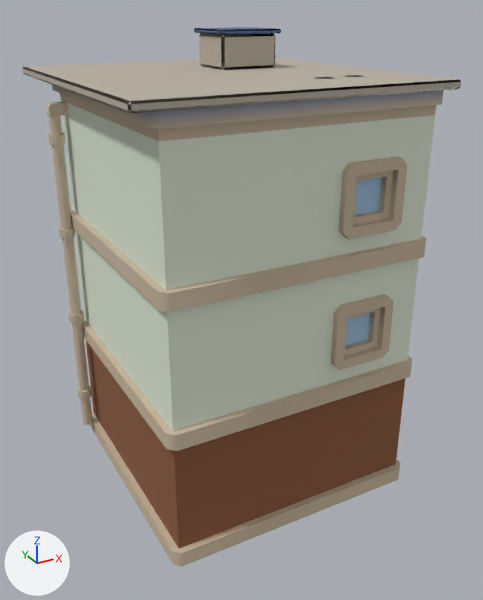
What one commit did to the glTF model assets/models/building-small-a.glb.
The view is the same before and after, from a 50 mm camera at (-0.844, -1.649, 1.328) aimed at (0.028, -0.065, 0.536). Lighting does not change. The marker at lower left points along +X, +Y and +Z. The picture after the commit comes second. Vertices at exactly the same position are counted once.

Script lines for the objects in view, before the commit:
```python
me_building_small_a = bpy.data.meshes.new('building-small-a')
me_building_small_a.from_pydata(...)  # 726 vertices, 1374 faces; spans x -0.65..0.65, y -0.7..0.7, z -1.0..1.0
me_building_small_a.materials.append(mat_vertex_colors)
ob_building_small_a = bpy.data.objects.new('building-small-a', me_building_small_a)
ob_building_small_a.location = (0.0, 0.0, 0.636)
ob_building_small_a.scale = (0.636, 0.636, 0.636)
```
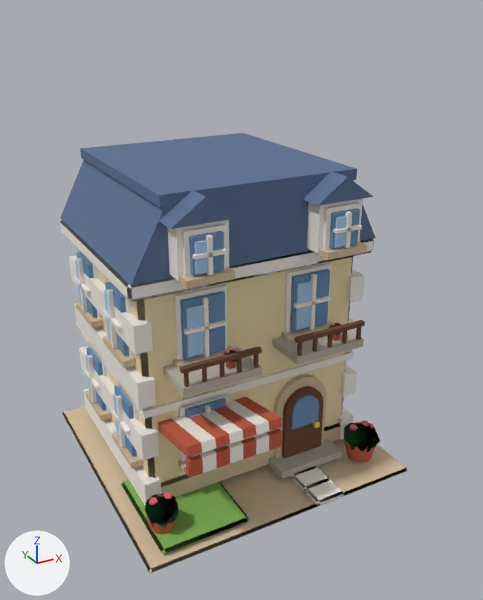
Where the change shows, as pixel boxes (x1, y1, x2, y2) in the pictures (483 x 600 px; the box of a moved part takes in the faces that stretch with it):
'building-small-a', reshaped, moved, rescaled (21% narrower, 18% shorter): before (22, 27, 461, 566); after (60, 133, 407, 573)
part 1 of me_building_small_a, moved or reshaped: before (22, 58, 461, 113); after (62, 406, 407, 573)
part 2 of me_building_small_a, moved or reshaped: before (194, 27, 281, 35); after (121, 480, 249, 554)
part 3 of me_building_small_a, added: after (147, 515, 176, 534)
part 4 of me_building_small_a, added: after (149, 497, 158, 505)
part 5 of me_building_small_a, added: after (163, 492, 172, 499)
part 6 of me_building_small_a, added (mostly hidden): after (360, 448, 375, 462)
part 7 of me_building_small_a, added: after (179, 393, 229, 461)
part 8 of me_building_small_a, added: after (185, 398, 226, 458)
part 9 of me_building_small_a, added: after (205, 405, 212, 452)
part 10 of me_building_small_a, added (mostly hidden): after (178, 444, 230, 473)
part 11 of me_building_small_a, rebuilt: before (52, 85, 444, 566); after (78, 249, 353, 482)
part 12 of me_building_small_a, deleted: before (46, 33, 353, 425)
part 13 of me_building_small_a, added: after (60, 133, 380, 528)

The change in detail:
me_building_small_a is used by ob_building_small_a; location (0.0, 0.0, 0.636); scale (0.636, 0.636, 0.636).
me_building_small_a had 726 vertices, 1374 faces and spanned x -0.65..0.65, y -0.7..0.7, z -1.0..1.0.
me_building_small_a now has 1801 vertices, 2982 faces and spans x -0.92..0.92, y -0.91..0.91, z -1.0..1.0.
me_building_small_a part 1: the loose piece of 24 vertices spanning x -0.65..0.65, y -0.7..0.7, z 0.8..0.84 is scaled about its middle by (1.4, 1.28, 0.632), then moved by (0.0, 0.01, -1.81).
me_building_small_a part 2: the loose piece of 24 vertices spanning x 0.04..0.34, y 0.07..0.33, z 0.98..1.0 is scaled about its middle by (1.86, 2.6, 1.77), then moved by (-0.73, -0.68, -1.94).
me_building_small_a part 3: a new loose piece, an 8-sided cut cone along z (radius 0.06 at the low end, 0.09 at the high end) spanning x -0.83..-0.65, y -0.73..-0.55, z -0.96..-0.83, in mat_vertex_colors.
me_building_small_a part 4: a new loose piece, a 6-sided cylinder along z spanning x -0.812..-0.758, y -0.661..-0.614, z -0.755..-0.722, in mat_vertex_colors.
me_building_small_a part 5: a new loose piece, a 6-sided cylinder along z spanning x -0.725..-0.671, y -0.661..-0.614, z -0.755..-0.722, in mat_vertex_colors.
me_building_small_a part 6: a new loose piece, an 8-sided cut cone along z (radius 0.06 at the low end, 0.09 at the high end) spanning x 0.63..0.81, y -0.73..-0.55, z -0.96..-0.83, in mat_vertex_colors.
me_building_small_a part 7: a new loose piece, a box spanning x -0.518..-0.201, y -0.444..-0.404, z -0.701..-0.288, in mat_vertex_colors.
me_building_small_a part 8: a new loose piece, a box spanning x -0.489..-0.23, y -0.472..-0.439, z -0.674..-0.315, in mat_vertex_colors.
me_building_small_a part 9: a new loose piece, a box spanning x -0.372..-0.347, y -0.501..-0.474, z -0.674..-0.315, in mat_vertex_colors.
me_building_small_a part 10: a new loose piece, a box spanning x -0.538..-0.181, y -0.499..-0.394, z -0.724..-0.681, in mat_vertex_colors.
me_building_small_a part 11: the loose piece of 484 vertices spanning x -0.57..0.62, y -0.67..0.67, z -1.0..0.82 is rebuilt with 24 vertices and now spans x -0.72..0.72, y -0.42..0.74, z -0.94..0.45.
me_building_small_a part 12: 11 loose pieces with 194 vertices, spanning x -0.63..0.44, y -0.47..0.5, z -0.93..0.98, are deleted.
me_building_small_a part 13: 1449 vertices added at x -0.83..0.82, y -0.91..0.83, z -0.96..1.0.
Other edits to the shape of me_building_small_a do not show in these pictures.
Object 'building-small-a' (ob_building_small_a) moves from (0.0, 0.0, 0.636) to (0.0, 0.0, 0.467).
Object 'building-small-a' (ob_building_small_a) is rescaled from (0.636, 0.636, 0.636) to (0.467, 0.467, 0.467).
